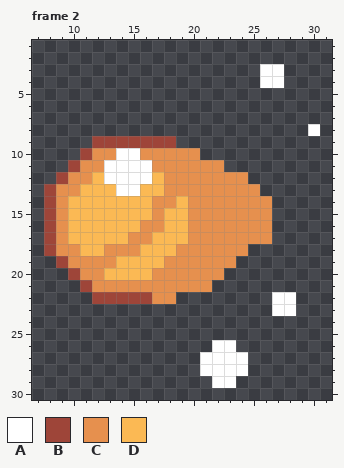
One commit to this pixel-art file: bullets/nut_bullet/nut_bullet.aseprite. Above: the version before the commit.
32x32 pixels, 10 frames. Shown: frame 2: x 7..31, y 1..30. The commit also changed other frames, which this record leaves out.
Palette (. is transparent): A #ffffff  B #9e4539  C #e6904e  D #fbb954
Pixels before, frame 2, first column x 8:
 3 ..................AA...
 4 ..................AA...
 5 .......................
 6 .......................
 7 .......................
 8 ......................A
 9 ....BBBBBBB............
10 ...BCCAACCCCC..........
11 ..BCCAAAACCCCCC........
12 .BCCDAAAADCCCCCCC......
13 BCCDDDAADDCCCCCCCC.....
14 BCDDDDDDDCCDCCCCCCC....
15 BCDDDDDDDCDDCCCCCCC....
16 BCDDDDDDCCDDCCCCCCC....
17 BCDDDDDCCDDDCCCCCCC....
18 BCCDDCCCDDDCCCCCC......
19 .BCCCCDDDDCCCCCC.......
20 ..BCCDDDDCCCCCC........
21 ...BCCCCCCCCCC.........
22 ....BBBBBCC........AA..
23 ...................AA..
24 .......................
25 .......................
26 ..............AA.......
27 .............AAAA......
28 .............AAAA......
29 ..............AA.......
After:
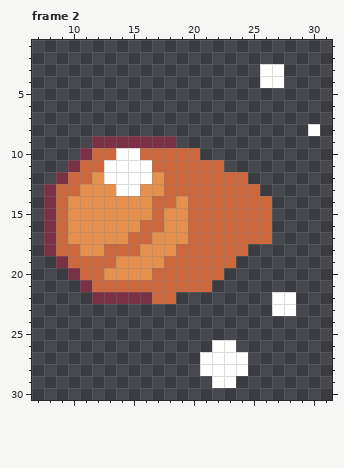
Changes in this commit:
Colour B changes from #9e4539 to #7a3045.
Colour C changes from #e6904e to #cd683d.
Colour D changes from #fbb954 to #e6904e.
